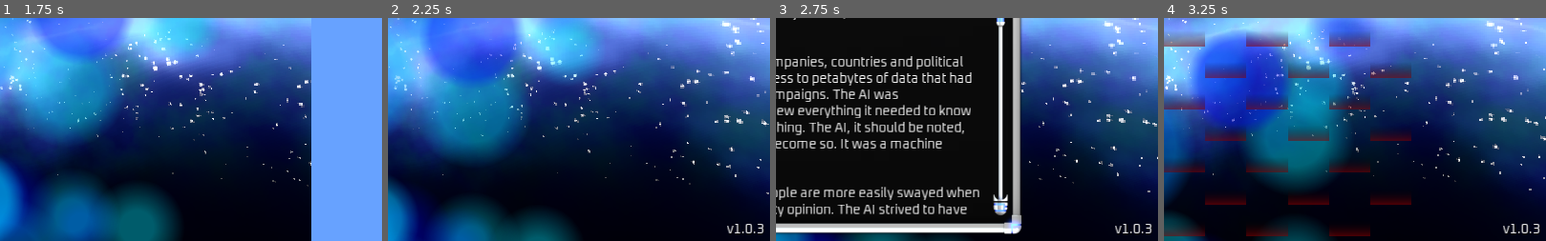
Above: before the commit, frames 1-4 (left to right).
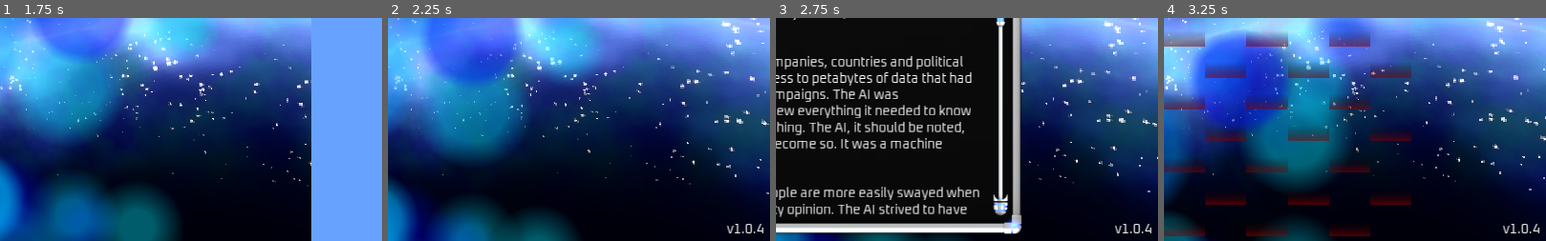
Above: after the commit, the same moments.

Repository: ATryder/CarpeDiem
Game: Godot game, scene res://scenes/UI/menus/MainMenu.tscn
Same seed, same stepped clock (60 frames per second), same inputs: the game is played once before the commit and once after it. The engine's default icon, where the game draws it, is replaced by a stand-in: a white triangle on a blue panel in a dark square. Sound files missing from this copy of the repository are replaced by a short silence.
Inputs:
- Up to frame 1 (1.75 s): click "New" at 0.5 s; click "New" at 1.25 s
- Up to frame 2 (2.25 s): click "Prologue" at 2 s
- Up to frame 3 (2.75 s): no input
- Up to frame 4 (3.25 s): click "Prologue" at 2.75 s
The pictures show only the part of the screen within x 50-100%, y 50-100%; the shares and areas given below are measured in that part.

Frame 1 is identical in both runs. In frame 2, less than 0.1% of the frame differs, in the area x 96-99%, y 92-97%; in frame 3, less than 0.1%; in frame 4, less than 0.1%.

Commit message:
Upgraded to Godot Engine 3.3 which seems to have resolved some hard to track down crashes.

Diff:
--- a/scenes/UI/menus/MainMenu.tscn
+++ b/scenes/UI/menus/MainMenu.tscn
@@ -293,6 +293,7 @@
 fadeIn = false
 gameIntro = true
 initialIntro = true
+
 [connection signal="toggled" from="MarginContainer/VBoxContainer/PanelContainer/Buttons/Button_New" to="." method="_new"]
 [connection signal="toggled" from="MarginContainer/VBoxContainer/PanelContainer/Buttons/Button__Prologue" to="." method="_prologue"]
 [connection signal="toggled" from="MarginContainer/VBoxContainer/PanelContainer/Buttons/Button_Load" to="." method="_load"]
--- a/scripts/Globals.gd
+++ b/scripts/Globals.gd
@@ -1,7 +1,7 @@
 extends Node
 
 const VERSION_INT := 3
-const VERSION := "1.0.3"
+const VERSION := "1.0.4"
 
 const BASE_TILE_SIZE = 16.0
 const TILE_WIDTH = 16.0
Not shown, changed: export_presets.cfg
Not shown, changed: metadata/en-US/full_description.txt
Not shown, changed: README.md
